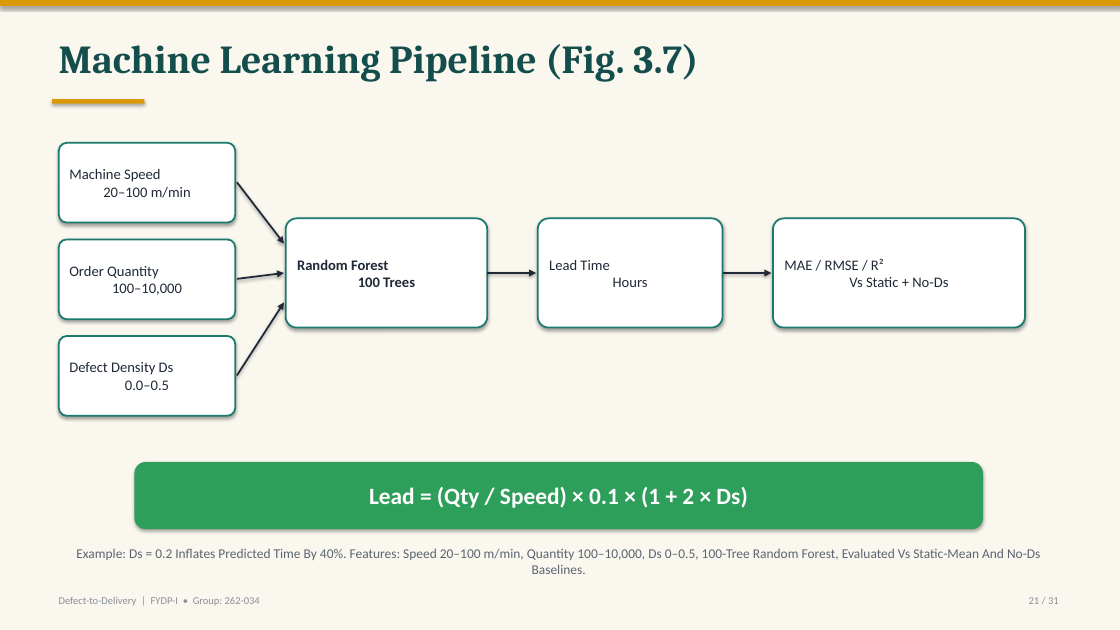
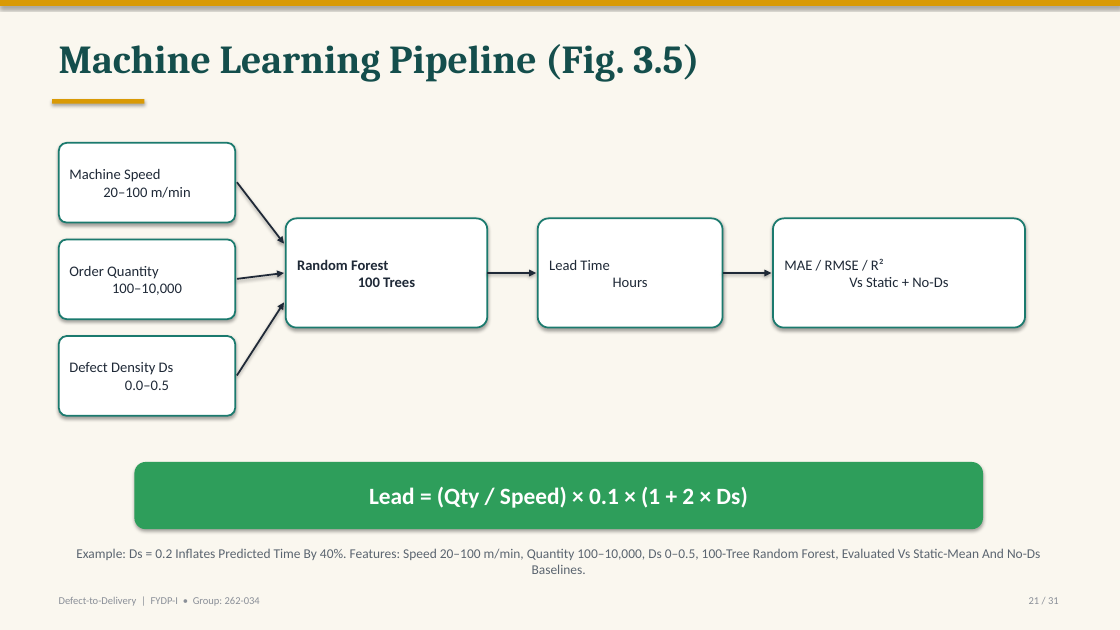
Before and after one commit to labib-ux/FYDP, a slide deck: slide 21 of slides/FYDP-I_Defect-to-Delivery.pptx. Drawn at 1120x630 pixels with LibreOffice and Linux fonts; fonts in the diff are those of the drawing. Boxes give left, top, right and bottom in pixels: in the first picture for what was removed or moved away, otherwise in the second. Text is boxed around its words. In the diff, an @@ line names an element or a change of style, - is before the commit and + after.

```diff
--- a/slides/FYDP-I_Defect-to-Delivery.pptx
+++ b/slides/FYDP-I_Defect-to-Delivery.pptx
@@ text at (x1=59, y1=44, x2=699, y2=82): text changed @@
-Machine Learning Pipeline (Fig. 3.7)
+Machine Learning Pipeline (Fig. 3.5)
```
Also in this commit, not shown: 8 other slides changed.
